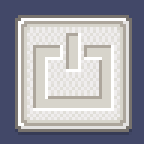
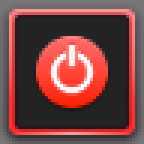
Comparing the layer stacks of the two 144x144 images. Changes:
renamed "Pasted Layer" to "system-shutdown.png copy", painted on it over [0, 0, 144, 144]
painted on "bg" over [0, 0, 144, 144]
